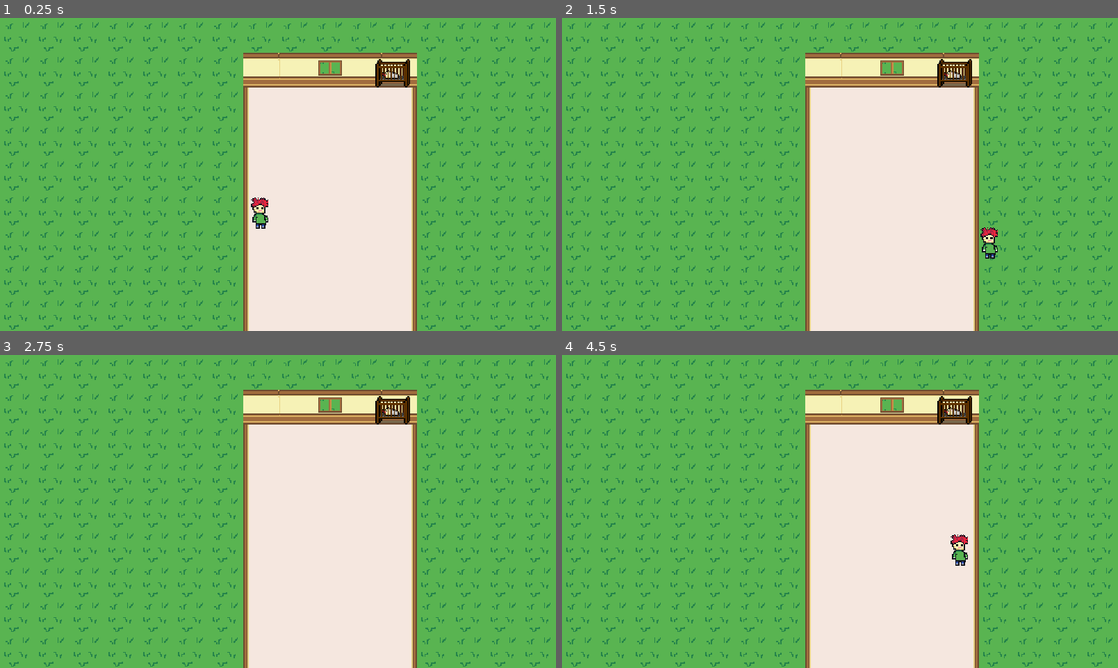
Above: before the commit, frames 1-4 (two rows, left to right).
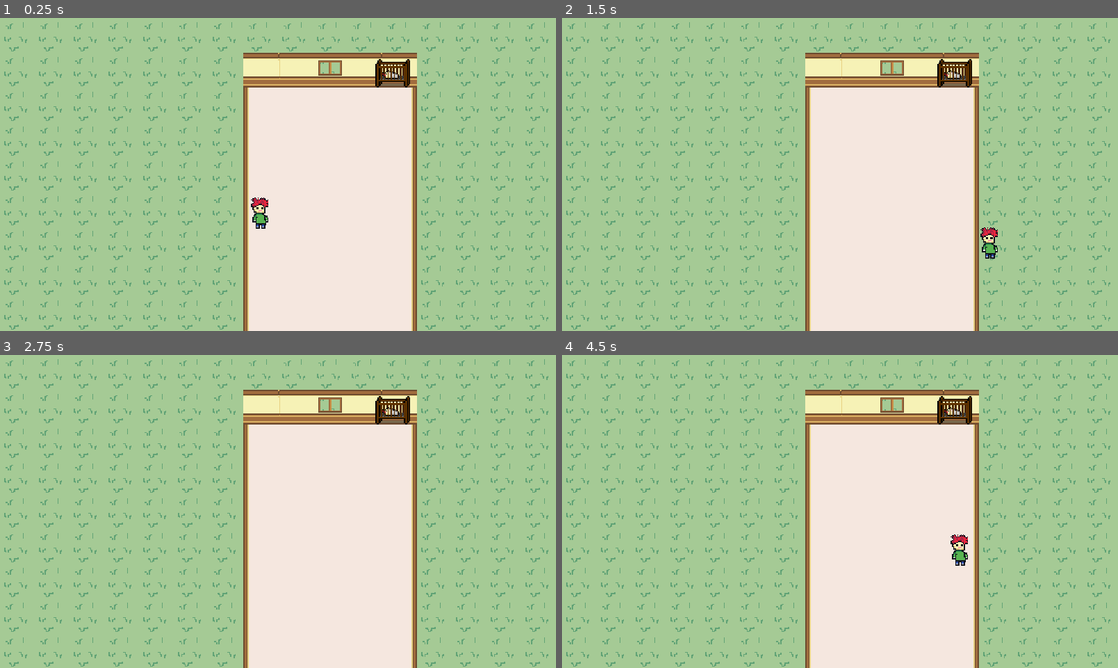
Above: after the commit, the same moments.

Repository: kevinms/godot-wild-jam-24
Game: Godot game, scene res://Main.tscn
The game is run twice, just before and just after one commit, with the same random seed, the same clock (stepped at 60 frames per second) and the same inputs.
Inputs:
- Up to frame 1 (0.25 s): no input
- Up to frame 2 (1.5 s): tap Enter at 0.5 s; hold Right (ui_right) 0.53-1.28 s; hold Down (ui_down) from 1.28 s (still down)
- Up to frame 3 (2.75 s): release Down (ui_down) at 2.03 s; hold Right (ui_right) from 2.03 s (still down)
- Up to frame 4 (4.5 s): tap Space at 2.75 s; release Right (ui_right) at 2.78 s; hold Up (ui_up) 2.78-3.53 s; tap Enter at 3.5 s; hold Left (ui_left) from 3.53 s (still down)

The runs differ from the first frame. In frame 1, 72% of the frame differs, in the area x 0-100%, y 0-100%; in frame 2, 72%; in frame 3, 72%; in frame 4, 72%.

Commit message:
More improvements to the HouseV2 tile sets.

Diff:
--- a/House.tscn
+++ b/House.tscn
@@ -46,65 +46,59 @@
 0/shapes = [  ]
 0/z_index = 0
 
-[sub_resource type="ConvexPolygonShape2D" id=3]
-points = PoolVector2Array( 32, 28, 0, 28, 0, 24, 32, 24 )
-
-[sub_resource type="ConvexPolygonShape2D" id=4]
+[sub_resource type="ConvexPolygonShape2D" id=5]
+points = PoolVector2Array( 32, 28, 0, 28, 0, 24, 32, 24 )
+
+[sub_resource type="ConvexPolygonShape2D" id=6]
 points = PoolVector2Array( 32, 28, 6, 28, 6, 24, 32, 24 )
 
-[sub_resource type="ConvexPolygonShape2D" id=5]
-points = PoolVector2Array( 32, 28, 0, 28, 0, 24, 32, 24 )
-
-[sub_resource type="ConvexPolygonShape2D" id=6]
+[sub_resource type="ConvexPolygonShape2D" id=7]
+points = PoolVector2Array( 32, 28, 0, 28, 0, 24, 32, 24 )
+
+[sub_resource type="ConvexPolygonShape2D" id=8]
 points = PoolVector2Array( 26, 28, 0, 28, 0, 24, 26, 24 )
 
-[sub_resource type="ConvexPolygonShape2D" id=7]
-points = PoolVector2Array( 6, 32, 0, 32, 0, 0, 6, 0 )
-
-[sub_resource type="ConvexPolygonShape2D" id=8]
-points = PoolVector2Array( 6, 32, 0, 32, 0, 0, 6, 0 )
-
 [sub_resource type="ConvexPolygonShape2D" id=9]
 points = PoolVector2Array( 6, 32, 0, 32, 0, 0, 6, 0 )
 
 [sub_resource type="ConvexPolygonShape2D" id=10]
+points = PoolVector2Array( 6, 32, 0, 32, 0, 0, 6, 0 )
+
+[sub_resource type="ConvexPolygonShape2D" id=11]
+points = PoolVector2Array( 6, 32, 0, 32, 0, 0, 6, 0 )
+
+[sub_resource type="ConvexPolygonShape2D" id=12]
 points = PoolVector2Array( 6, 26, 32, 26, 32, 32, 6, 32 )
 
-[sub_resource type="ConvexPolygonShape2D" id=11]
+[sub_resource type="ConvexPolygonShape2D" id=13]
 points = PoolVector2Array( 32, 32, 0, 32, 0, 26, 32, 26 )
 
-[sub_resource type="ConvexPolygonShape2D" id=12]
+[sub_resource type="ConvexPolygonShape2D" id=14]
 points = PoolVector2Array( 26, 32, 0, 32, 0, 26, 26, 26 )
 
-[sub_resource type="ConvexPolygonShape2D" id=13]
-points = PoolVector2Array( 32, 32, 26, 32, 26, 0, 32, 0 )
-
-[sub_resource type="ConvexPolygonShape2D" id=14]
-points = PoolVector2Array( 32, 32, 26, 32, 26, 0, 32, 0 )
-
 [sub_resource type="ConvexPolygonShape2D" id=15]
 points = PoolVector2Array( 32, 32, 26, 32, 26, 0, 32, 0 )
 
 [sub_resource type="ConvexPolygonShape2D" id=16]
-points = PoolVector2Array( 6, 32, 0, 32, 0, 0, 6, 0 )
+points = PoolVector2Array( 32, 32, 26, 32, 26, 0, 32, 0 )
 
 [sub_resource type="ConvexPolygonShape2D" id=17]
 points = PoolVector2Array( 32, 32, 26, 32, 26, 0, 32, 0 )
 
 [sub_resource type="ConvexPolygonShape2D" id=18]
-points = PoolVector2Array( 32, 28, 0, 28, 0, 24, 32, 24 )
+points = PoolVector2Array( 6, 32, 0, 32, 0, 0, 6, 0 )
 
 [sub_resource type="ConvexPolygonShape2D" id=19]
-points = PoolVector2Array( 32, 28, 0, 28, 0, 24, 32, 24 )
+points = PoolVector2Array( 32, 32, 26, 32, 26, 0, 32, 0 )
 
 [sub_resource type="ConvexPolygonShape2D" id=20]
 points = PoolVector2Array( 32, 28, 0, 28, 0, 24, 32, 24 )
 
 [sub_resource type="ConvexPolygonShape2D" id=21]
-points = PoolVector2Array( 5, 28, 0, 28, 0, 24, 5, 24 )
+points = PoolVector2Array( 32, 28, 0, 28, 0, 24, 32, 24 )
 
 [sub_resource type="ConvexPolygonShape2D" id=22]
-points = PoolVector2Array( 32, 28, 27, 28, 27, 24, 32, 24 )
+points = PoolVector2Array( 32, 28, 0, 28, 0, 24, 32, 24 )
 
 [sub_resource type="ConvexPolygonShape2D" id=23]
 points = PoolVector2Array( 5, 28, 0, 28, 0, 24, 5, 24 )
@@ -113,10 +107,10 @@
 points = PoolVector2Array( 32, 28, 27, 28, 27, 24, 32, 24 )
 
 [sub_resource type="ConvexPolygonShape2D" id=25]
-points = PoolVector2Array( 6, 32, 0, 32, 0, 0, 6, 0 )
+points = PoolVector2Array( 5, 28, 0, 28, 0, 24, 5, 24 )
 
 [sub_resource type="ConvexPolygonShape2D" id=26]
-points = PoolVector2Array( 32, 32, 26, 32, 26, 0, 32, 0 )
+points = PoolVector2Array( 32, 28, 27, 28, 27, 24, 32, 24 )
 
 [sub_resource type="ConvexPolygonShape2D" id=27]
 points = PoolVector2Array( 6, 32, 0, 32, 0, 0, 6, 0 )
@@ -124,7 +118,13 @@
 [sub_resource type="ConvexPolygonShape2D" id=28]
 points = PoolVector2Array( 32, 32, 26, 32, 26, 0, 32, 0 )
 
-[sub_resource type="TileSet" id=29]
+[sub_resource type="ConvexPolygonShape2D" id=29]
+points = PoolVector2Array( 6, 32, 0, 32, 0, 0, 6, 0 )
+
+[sub_resource type="ConvexPolygonShape2D" id=30]
+points = PoolVector2Array( 32, 32, 26, 32, 26, 0, 32, 0 )
+
+[sub_resource type="TileSet" id=31]
 0/name = "walls.png 0"
 0/texture = ExtResource( 1 )
 0/tex_offset = Vector2( 0, 0 )
--- a/HouseV2.tscn
+++ b/HouseV2.tscn
@@ -1,8 +1,9 @@
-[gd_scene load_steps=7 format=2]
+[gd_scene load_steps=39 format=2]
 
 [ext_resource path="res://World/walls-v2.png" type="Texture" id=1]
 [ext_resource path="res://World/floor-tiles-v2.png" type="Texture" id=2]
 [ext_resource path="res://World/grass-tile.png" type="Texture" id=3]
+[ext_resource path="res://Player.tscn" type="PackedScene" id=4]
 
 [sub_resource type="TileSet" id=1]
 0/name = "floor-tiles-v2.png 0"
@@ -27,29 +28,6 @@
 0/shapes = [  ]
 0/z_index = 0
 
-[sub_resource type="TileSet" id=2]
-0/name = "walls-v2.png 0"
-0/texture = ExtResource( 1 )
-0/tex_offset = Vector2( 0, 0 )
-0/modulate = Color( 1, 1, 1, 1 )
-0/region = Rect2( 0, 0, 192, 224 )
-0/tile_mode = 2
-0/autotile/icon_coordinate = Vector2( 1, 5 )
-0/autotile/tile_size = Vector2( 32, 32 )
-0/autotile/spacing = 0
-0/autotile/occluder_map = [  ]
-0/autotile/navpoly_map = [  ]
-0/autotile/priority_map = [  ]
-0/autotile/z_index_map = [  ]
-0/occluder_offset = Vector2( 0, 0 )
-0/navigation_offset = Vector2( 0, 0 )
-0/shape_offset = Vector2( 0, 0 )
-0/shape_transform = Transform2D( 1, 0, 0, 1, 0, 0 )
-0/shape_one_way = false
-0/shape_one_way_margin = 0.0
-0/shapes = [  ]
-0/z_index = 0
-
 [sub_resource type="TileSet" id=3]
 0/name = "grass-tile.png 0"
 0/texture = ExtResource( 3 )
@@ -66,19 +44,317 @@
 0/shapes = [  ]
 0/z_index = 0
 
+[sub_resource type="ConvexPolygonShape2D" id=4]
+points = PoolVector2Array( 32, 28, 0, 28, 0, 24, 32, 24 )
+
+[sub_resource type="ConvexPolygonShape2D" id=5]
+points = PoolVector2Array( 32, 28, 0, 28, 0, 24, 32, 24 )
+
+[sub_resource type="ConvexPolygonShape2D" id=6]
+points = PoolVector2Array( 32, 28, 0, 28, 0, 24, 32, 24 )
+
+[sub_resource type="ConvexPolygonShape2D" id=7]
+points = PoolVector2Array( 19, 24, 13, 24, 13, 0, 19, 0 )
+
+[sub_resource type="ConvexPolygonShape2D" id=8]
+points = PoolVector2Array( 13, 24, 32, 24, 32, 28, 13, 28 )
+
+[sub_resource type="ConvexPolygonShape2D" id=9]
+points = PoolVector2Array( 19, 32, 13, 32, 13, 0, 19, 0 )
+
+[sub_resource type="ConvexPolygonShape2D" id=10]
+points = PoolVector2Array( 32, 28, 19, 28, 19, 24, 32, 24 )
+
+[sub_resource type="ConvexPolygonShape2D" id=11]
+points = PoolVector2Array( 32, 28, 0, 28, 0, 24, 32, 24 )
+
+[sub_resource type="ConvexPolygonShape2D" id=12]
+points = PoolVector2Array( 19, 32, 13, 32, 13, 0, 19, 0 )
+
+[sub_resource type="ConvexPolygonShape2D" id=13]
+points = PoolVector2Array( 19, 32, 13, 32, 13, 0, 19, 0 )
+
+[sub_resource type="ConvexPolygonShape2D" id=14]
+points = PoolVector2Array( 19, 28, 0, 28, 0, 24, 19, 24 )
+
+[sub_resource type="ConvexPolygonShape2D" id=15]
+points = PoolVector2Array( 13, 28, 0, 28, 0, 24, 13, 24 )
+
+[sub_resource type="ConvexPolygonShape2D" id=16]
+points = PoolVector2Array( 19, 32, 13, 32, 13, 0, 19, 0 )
+
+[sub_resource type="ConvexPolygonShape2D" id=17]
+points = PoolVector2Array( 19, 32, 13, 32, 13, 0, 19, 0 )
+
+[sub_resource type="ConvexPolygonShape2D" id=18]
+points = PoolVector2Array( 19, 32, 13, 32, 13, 0, 19, 0 )
+
+[sub_resource type="ConvexPolygonShape2D" id=19]
+points = PoolVector2Array( 32, 28, 0, 28, 0, 24, 32, 24 )
+
+[sub_resource type="ConvexPolygonShape2D" id=20]
+points = PoolVector2Array( 19, 24, 13, 24, 13, 0, 19, 0 )
+
+[sub_resource type="ConvexPolygonShape2D" id=21]
+points = PoolVector2Array( 13, 28, 0, 28, 0, 24, 13, 24 )
+
+[sub_resource type="ConvexPolygonShape2D" id=22]
+points = PoolVector2Array( 19, 32, 13, 32, 13, 0, 19, 0 )
+
+[sub_resource type="ConvexPolygonShape2D" id=23]
+points = PoolVector2Array( 19, 32, 13, 32, 13, 0, 19, 0 )
+
+[sub_resource type="ConvexPolygonShape2D" id=24]
+points = PoolVector2Array( 32, 28, 19, 28, 19, 24, 32, 24 )
+
+[sub_resource type="ConvexPolygonShape2D" id=25]
+points = PoolVector2Array( 19, 28, 13, 28, 13, 0, 19, 0 )
+
+[sub_resource type="ConvexPolygonShape2D" id=26]
+points = PoolVector2Array( 32, 28, 19, 28, 19, 24, 32, 24 )
+
+[sub_resource type="ConvexPolygonShape2D" id=27]
+points = PoolVector2Array( 13, 0, 19, 0, 19, 28, 13, 28 )
+
+[sub_resource type="ConvexPolygonShape2D" id=28]
+points = PoolVector2Array( 0, 24, 13, 24, 13, 28, 0, 28 )
+
+[sub_resource type="ConvexPolygonShape2D" id=29]
+points = PoolVector2Array( 32, 28, 0, 28, 0, 24, 32, 24 )
+
+[sub_resource type="ConvexPolygonShape2D" id=30]
+points = PoolVector2Array( 32, 28, 0, 28, 0, 24, 32, 24 )
+
+[sub_resource type="ConvexPolygonShape2D" id=31]
+points = PoolVector2Array( 6, 28, 0, 28, 0, 24, 6, 24 )
+
+[sub_resource type="ConvexPolygonShape2D" id=32]
+points = PoolVector2Array( 32, 28, 26, 28, 26, 24, 32, 24 )
+
+[sub_resource type="ConvexPolygonShape2D" id=33]
+points = PoolVector2Array( 32, 28, 13, 28, 13, 24, 32, 24 )
+
+[sub_resource type="ConvexPolygonShape2D" id=34]
+points = PoolVector2Array( 19, 28, 0, 28, 0, 24, 19, 24 )
+
+[sub_resource type="TileSet" id=2]
+0/name = "walls-v2.png 0"
+0/texture = ExtResource( 1 )
+0/tex_offset = Vector2( 0, 0 )
+0/modulate = Color( 1, 1, 1, 1 )
+0/region = Rect2( 0, 0, 192, 256 )
+0/tile_mode = 2
+0/autotile/icon_coordinate = Vector2( 4, 6 )
+0/autotile/tile_size = Vector2( 32, 32 )
+0/autotile/spacing = 0
+0/autotile/occluder_map = [  ]
+0/autotile/navpoly_map = [  ]
+0/autotile/priority_map = [  ]
+0/autotile/z_index_map = [  ]
+0/occluder_offset = Vector2( 0, 0 )
+0/navigation_offset = Vector2( 0, 0 )
+0/shape_offset = Vector2( 0, 0 )
+0/shape_transform = Transform2D( 1, 0, 0, 1, 0, 0 )
+0/shape = SubResource( 4 )
+0/shape_one_way = false
+0/shape_one_way_margin = 1.0
+0/shapes = [ {
+"autotile_coord": Vector2( 3, 1 ),
+"one_way": false,
+"one_way_margin": 1.0,
+"shape": SubResource( 4 ),
+"shape_transform": Transform2D( 1, 0, 0, 1, 0, 0 )
+}, {
+"autotile_coord": Vector2( 4, 1 ),
+"one_way": false,
+"one_way_margin": 1.0,
+"shape": SubResource( 5 ),
+"shape_transform": Transform2D( 1, 0, 0, 1, 0, 0 )
+}, {
+"autotile_coord": Vector2( 3, 2 ),
+"one_way": false,
+"one_way_margin": 1.0,
+"shape": SubResource( 6 ),
+"shape_transform": Transform2D( 1, 0, 0, 1, 0, 0 )
+}, {
+"autotile_coord": Vector2( 3, 2 ),
+"one_way": false,
+"one_way_margin": 1.0,
+"shape": SubResource( 7 ),
+"shape_transform": Transform2D( 1, 0, 0, 1, 0, 0 )
+}, {
+"autotile_coord": Vector2( 2, 2 ),
+"one_way": false,
+"one_way_margin": 1.0,
+"shape": SubResource( 8 ),
+"shape_transform": Transform2D( 1, 0, 0, 1, 0, 0 )
+}, {
+"autotile_coord": Vector2( 2, 3 ),
+"one_way": false,
+"one_way_margin": 1.0,
+"shape": SubResource( 9 ),
+"shape_transform": Transform2D( 1, 0, 0, 1, 0, 0 )
+}, {
+"autotile_coord": Vector2( 2, 3 ),
+"one_way": false,
+"one_way_margin": 1.0,
+"shape": SubResource( 10 ),
+"shape_transform": Transform2D( 1, 0, 0, 1, 0, 0 )
+}, {
+"autotile_coord": Vector2( 3, 3 ),
+"one_way": false,
+"one_way_margin": 1.0,
+"shape": SubResource( 11 ),
+"shape_transform": Transform2D( 1, 0, 0, 1, 0, 0 )
+}, {
+"autotile_coord": Vector2( 3, 3 ),
+"one_way": false,
+"one_way_margin": 1.0,
+"shape": SubResource( 12 ),
+"shape_transform": Transform2D( 1, 0, 0, 1, 0, 0 )
+}, {
+"autotile_coord": Vector2( 4, 3 ),
+"one_way": false,
+"one_way_margin": 1.0,
+"shape": SubResource( 13 ),
+"shape_transform": Transform2D( 1, 0, 0, 1, 0, 0 )
+}, {
+"autotile_coord": Vector2( 4, 2 ),
+"one_way": false,
+"one_way_margin": 1.0,
+"shape": SubResource( 14 ),
+"shape_transform": Transform2D( 1, 0, 0, 1, 0, 0 )
+}, {
+"autotile_coord": Vector2( 4, 3 ),
+"one_way": false,
+"one_way_margin": 1.0,
+"shape": SubResource( 15 ),
+"shape_transform": Transform2D( 1, 0, 0, 1, 0, 0 )
+}, {
+"autotile_coord": Vector2( 2, 4 ),
+"one_way": false,
+"one_way_margin": 1.0,
+"shape": SubResource( 16 ),
+"shape_transform": Transform2D( 1, 0, 0, 1, 0, 0 )
+}, {
+"autotile_coord": Vector2( 3, 4 ),
+"one_way": false,
+"one_way_margin": 1.0,
+"shape": SubResource( 17 ),
+"shape_transform": Transform2D( 1, 0, 0, 1, 0, 0 )
+}, {
+"autotile_coord": Vector2( 4, 4 ),
+"one_way": false,
+"one_way_margin": 1.0,
+"shape": SubResource( 18 ),
+"shape_transform": Transform2D( 1, 0, 0, 1, 0, 0 )
+}, {
+"autotile_coord": Vector2( 3, 5 ),
+"one_way": false,
+"one_way_margin": 1.0,
+"shape": SubResource( 19 ),
+"shape_transform": Transform2D( 1, 0, 0, 1, 0, 0 )
+}, {
+"autotile_coord": Vector2( 3, 5 ),
+"one_way": false,
+"one_way_margin": 1.0,
+"shape": SubResource( 20 ),
+"shape_transform": Transform2D( 1, 0, 0, 1, 0, 0 )
+}, {
+"autotile_coord": Vector2( 4, 5 ),
+"one_way": false,
+"one_way_margin": 1.0,
+"shape": SubResource( 21 ),
+"shape_transform": Transform2D( 1, 0, 0, 1, 0, 0 )
+}, {
+"autotile_coord": Vector2( 4, 5 ),
+"one_way": false,
+"one_way_margin": 1.0,
+"shape": SubResource( 22 ),
+"shape_transform": Transform2D( 1, 0, 0, 1, 0, 0 )
+}, {
+"autotile_coord": Vector2( 2, 5 ),
+"one_way": false,
+"one_way_margin": 1.0,
+"shape": SubResource( 23 ),
+"shape_transform": Transform2D( 1, 0, 0, 1, 0, 0 )
+}, {
+"autotile_coord": Vector2( 2, 5 ),
+"one_way": false,
+"one_way_margin": 1.0,
+"shape": SubResource( 24 ),
+"shape_transform": Transform2D( 1, 0, 0, 1, 0, 0 )
+}, {
+"autotile_coord": Vector2( 1, 5 ),
+"one_way": false,
+"one_way_margin": 1.0,
+"shape": SubResource( 25 ),
+"shape_transform": Transform2D( 1, 0, 0, 1, 0, 0 )
+}, {
+"autotile_coord": Vector2( 1, 5 ),
+"one_way": false,
+"one_way_margin": 1.0,
+"shape": SubResource( 26 ),
+"shape_transform": Transform2D( 1, 0, 0, 1, 0, 0 )
+}, {
+"autotile_coord": Vector2( 5, 5 ),
+"one_way": false,
+"one_way_margin": 1.0,
+"shape": SubResource( 27 ),
+"shape_transform": Transform2D( 1, 0, 0, 1, 0, 0 )
+}, {
+"autotile_coord": Vector2( 5, 5 ),
+"one_way": false,
+"one_way_margin": 1.0,
+"shape": SubResource( 28 ),
+"shape_transform": Transform2D( 1, 0, 0, 1, 0, 0 )
+}, {
+"autotile_coord": Vector2( 2, 6 ),
+"one_way": false,
+"one_way_margin": 1.0,
+"shape": SubResource( 29 ),
+"shape_transform": Transform2D( 1, 0, 0, 1, 0, 0 )
+}, {
+"autotile_coord": Vector2( 3, 6 ),
+"one_way": false,
+"one_way_margin": 1.0,
+"shape": SubResource( 30 ),
+"shape_transform": Transform2D( 1, 0, 0, 1, 0, 0 )
+}, {
+"autotile_coord": Vector2( 4, 6 ),
+"one_way": false,
+"one_way_margin": 1.0,
+"shape": SubResource( 31 ),
+"shape_transform": Transform2D( 1, 0, 0, 1, 0, 0 )
+}, {
+"autotile_coord": Vector2( 4, 6 ),
+"one_way": false,
+"one_way_margin": 1.0,
+"shape": SubResource( 32 ),
+"shape_transform": Transform2D( 1, 0, 0, 1, 0, 0 )
+}, {
+"autotile_coord": Vector2( 2, 7 ),
+"one_way": false,
+"one_way_margin": 1.0,
+"shape": SubResource( 33 ),
+"shape_transform": Transform2D( 1, 0, 0, 1, 0, 0 )
+}, {
+"autotile_coord": Vector2( 4, 7 ),
+"one_way": false,
+"one_way_margin": 1.0,
+"shape": SubResource( 34 ),
+"shape_transform": Transform2D( 1, 0, 0, 1, 0, 0 )
+} ]
+0/z_index = 0
+
 [node name="Node2D" type="Node2D"]
 
 [node name="Floor" type="TileMap" parent="."]
+z_index = -99
 tile_set = SubResource( 1 )
 cell_size = Vector2( 16, 16 )
 format = 1
 tile_data = PoolIntArray( 196610, 0, 65536, 262146, 0, 65536, 327682, 0, 65536, 327699, 0, 1, 327700, 0, 1, 327701, 0,  …(3146 unchanged characters)…
-
-[node name="Walls" type="TileMap" parent="."]
-tile_set = SubResource( 2 )
-cell_size = Vector2( 32, 32 )
-format = 1
-tile_data = PoolIntArray( 131074, 0, 196610, 131075, 0, 65539, 131076, 0, 65540, 131077, 0, 65539, 131078, 0, 65540, 131079, 0, 65539, 131080, 0, 196612, 196610, 0, 262147, 196616, 0, 262147, 196617, 0, 262147, 196620, 0, 1, 196621, 0, 1, 262146, 0, 262147, 262152, 0, 262148, 262153, 0, 262147, 327682, 0, 262147, 327689, 0, 196610, 327690, 0, 65539, 327691, 0, 65539, 327692, 0, 65539, 327693, 0, 196612, 393218, 0, 262147, 393225, 0, 262148, 393229, 0, 262147, 458754, 0, 327681, 458755, 0, 393218, 458756, 0, 393219, 458757, 0, 393220, 458758, 0, 393219, 458759, 0, 393218, 458760, 0, 327684, 458765, 0, 262147, 524296, 0, 327681, 524297, 0, 393219, 524298, 0, 393218, 524299, 0, 393219, 524300, 0, 393218, 524301, 0, 327685 )
 
 [node name="Grass" type="TileMap" parent="."]
 z_index = -100
@@ -86,3 +362,19 @@
 cell_size = Vector2( 32, 32 )
 format = 1
 tile_data = PoolIntArray( 0, 0, 0, 1, 0, 0, 2, 0, 0, 3, 0, 0, 4, 0, 0, 5, 0, 0, 6, 0, 0, 7, 0, 0, 8, 0, 0, 9, 0, 0, 10, …(33479 unchanged characters)…
+
+[node name="YSort" type="YSort" parent="."]
+
+[node name="Walls" type="TileMap" parent="YSort"]
+tile_set = SubResource( 2 )
+cell_size = Vector2( 32, 32 )
+cell_tile_origin = 2
+cell_y_sort = true
+format = 1
+tile_data = PoolIntArray( 131074, 0, 196610, 131075, 0, 65539, 131076, 0, 65540, 131077, 0, 65539, 131078, 0, 65540, 131079, 0, 65539, 131080, 0, 196612, 196610, 0, 262147, 196616, 0, 262147, 196617, 0, 262147, 196620, 0, 1, 196621, 0, 1, 262146, 0, 262147, 262152, 0, 262148, 262153, 0, 262147, 327682, 0, 262147, 327689, 0, 196610, 327690, 0, 65539, 327691, 0, 65539, 327692, 0, 65539, 327693, 0, 196612, 393218, 0, 262147, 393225, 0, 262148, 393229, 0, 262147, 458754, 0, 327681, 458755, 0, 393218, 458756, 0, 393219, 458757, 0, 393220, 458758, 0, 393219, 458759, 0, 393218, 458760, 0, 458756, 458765, 0, 262147, 524296, 0, 327681, 524297, 0, 393219, 524298, 0, 393218, 524299, 0, 393219, 524300, 0, 393218, 524301, 0, 327685 )
+
+[node name="Player" parent="YSort" instance=ExtResource( 4 )]
+position = Vector2( 154.9, 191.38 )
+
+[node name="Camera2D" type="Camera2D" parent="YSort/Player"]
+current = true
Not shown: 5 places in House.tscn that only renumber resources
Binary file changed: World/floor-tiles-v2.png
Binary file changed: World/floor-tiles.png
Binary file changed: World/grass-tile.png
Binary file changed: World/walls-v2.png
Not shown, changed: World/floor-base-tilesetter.xcf
Not shown, changed: World/floor-tiles-v2.xcf
Not shown, changed: World/floor-tiles.xcf
Not shown, changed: World/grass-tile.xcf
Not shown, changed: World/walls-v2.xcf
